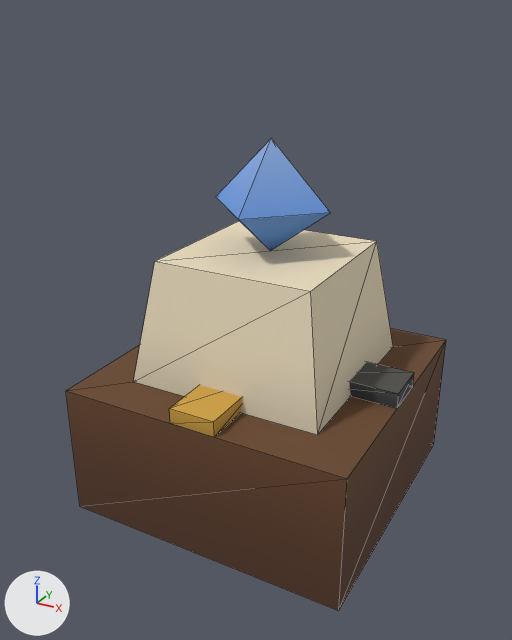
Renders of the glTF model exports/glb/machines/logi_filter_sorter.glb from each side of a commit.
Rendered twice from a 50 mm camera at (1.99, -3.81, 3.11) aimed at (-0.03, -0.14, 1.27). Arrows for +X, +Y and +Z are at lower left; the lights stay in place. The first picture is the older version. Mesh edges are drawn as thin lines. Vertices at exactly the same position are counted once.

The first picture shows 'logi_filter_sorter'.
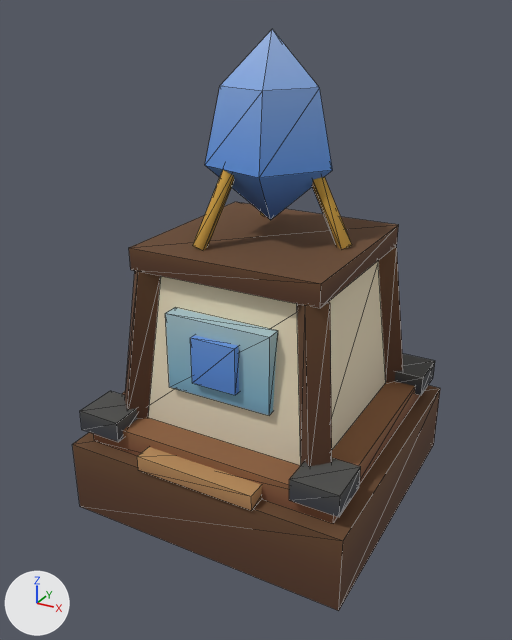
Where the change shows, as pixel boxes (x1, y1, x2, y2) in the pictures (512 x 640 px):
'logi_filter_sorter', reshaped (23% taller)
    before: (66, 138, 446, 611)
    after: (72, 29, 440, 611)
part 1 of me_logi_filter_sorter, added (brown)
    after: (94, 381, 420, 523)
part 2 of me_logi_filter_sorter, added
    after: (80, 391, 137, 442)
part 3 of me_logi_filter_sorter, added
    after: (289, 458, 361, 517)
part 4 of me_logi_filter_sorter, added
    after: (395, 354, 435, 395)
part 5 of me_logi_filter_sorter, added (brown)
    after: (129, 202, 399, 308)
part 6 of me_logi_filter_sorter, added (cyan)
    after: (165, 308, 278, 415)
part 7 of me_logi_filter_sorter, added (blue)
    after: (190, 335, 239, 395)
part 8 of me_logi_filter_sorter, added (brown)
    after: (137, 447, 262, 511)
part 9 of me_logi_filter_sorter, rebuilt
    before: (133, 221, 393, 435)
    after: (148, 261, 386, 465)
part 10 of me_logi_filter_sorter, rebuilt (10% wider, 68% taller)
    before: (216, 138, 331, 251)
    after: (205, 29, 332, 220)
part 11 of me_logi_filter_sorter, deleted (orange)
    before: (169, 385, 242, 437)
part 12 of me_logi_filter_sorter, deleted
    before: (349, 362, 414, 408)
part 13 of me_logi_filter_sorter, cut back
    before: (66, 328, 446, 611)
    after: (72, 170, 440, 611)

The change, as a diff of the scene's bpy script:
```diff
--- a/exports/glb/machines/logi_filter_sorter.glb.py
+++ b/exports/glb/machines/logi_filter_sorter.glb.py
@@ me_logi_filter_sorter @@
 # used by ob_logi_filter_sorter; location = (0.0, 0.0, 0.0)
-me_logi_filter_sorter.from_pydata(...)  # 38 vertices, 56 faces; spans x -0.95..0.95, y -0.95..0.95, z 0.0..2.4
+me_logi_filter_sorter.from_pydata(...)  # 164 vertices, 248 faces; spans x -0.97..0.95, y -0.97..0.95, z 0.0..3.0
+# me_logi_filter_sorter part 1: a new loose piece, a box spanning x -0.85..0.85, y -0.85..0.85, z 0.5..0.66, in mat_villagepalette (picture img_village_palette)
+# me_logi_filter_sorter part 2: a new loose piece, a box spanning x -0.9..-0.6, y -0.9..-0.6, z 0.6..0.74, in mat_villagepalette (picture img_village_palette)
+# me_logi_filter_sorter part 3: a new loose piece, a box spanning x 0.6..0.9, y -0.9..-0.6, z 0.6..0.74, in mat_villagepalette (picture img_village_palette)
+# me_logi_filter_sorter part 4: a new loose piece, a box spanning x 0.6..0.9, y 0.6..0.9, z 0.6..0.74, in mat_villagepalette (picture img_village_palette)
+# me_logi_filter_sorter part 5: a new loose piece, a box spanning x -0.62..0.62, y -0.62..0.62, z 1.66..1.8, in mat_villagepalette (picture img_village_palette)
+# me_logi_filter_sorter part 6: a new loose piece, a box spanning x -0.35..0.35, y -0.67..-0.57, z 0.95..1.45, in mat_villagepalette (picture img_village_palette)
+# me_logi_filter_sorter part 7: a new loose piece, a box spanning x -0.15..0.15, y -0.71..-0.65, z 1.05..1.35, in mat_villagepalette (picture img_village_palette)
+# me_logi_filter_sorter part 8: a new loose piece, a box spanning x -0.4..0.4, y -0.97..-0.47, z 0.5..0.6, in mat_villagepalette (picture img_village_palette)
+# me_logi_filter_sorter part 9: the loose piece of 8 vertices spanning x -0.65..0.65, y -0.65..0.65, z 0.9..1.7 is rebuilt with 8 vertices and now spans x -0.65..0.65, y -0.65..0.65, z 0.66..1.66
+# me_logi_filter_sorter part 10: the loose piece of 6 vertices spanning x -0.4..0.4, y -0.4..0.4, z 1.7..2.4 is rebuilt with 12 vertices and now spans x -0.32..0.4, y -0.38..0.38, z 1.9..3.0
+# me_logi_filter_sorter part 11: the loose piece of 8 vertices spanning x -0.15..0.15, y -0.95..-0.35, z 0.9..1.0 is deleted
+# me_logi_filter_sorter part 12: the loose piece of 8 vertices spanning x 0.35..0.95, y -0.15..0.15, z 0.9..1.0 is deleted
+# me_logi_filter_sorter part 13
+# 4 vertices are removed from x -0.95..0.95, y -0.95..0.95, z 0.9
+# 10 faces are deleted
+# 44 vertices are added at x -0.95..0.95, y -0.95..0.95, z 0.5..2.32
+# 8 new vertices lie (0.1, 0.1, 0.0) away from vertices in x -0.75..0.65, y -0.75..0.65, z 0.65..1.67
+# 8 new vertices lie (0.1, -0.1, 0.0) away from vertices in x -0.75..0.65, y -0.65..0.75, z 0.65..1.67
+# 94 new faces join them
+# other edits to the shape of me_logi_filter_sorter do not show in these pictures
 me_logi_filter_sorter.materials.append(mat_villagepalette)
```
